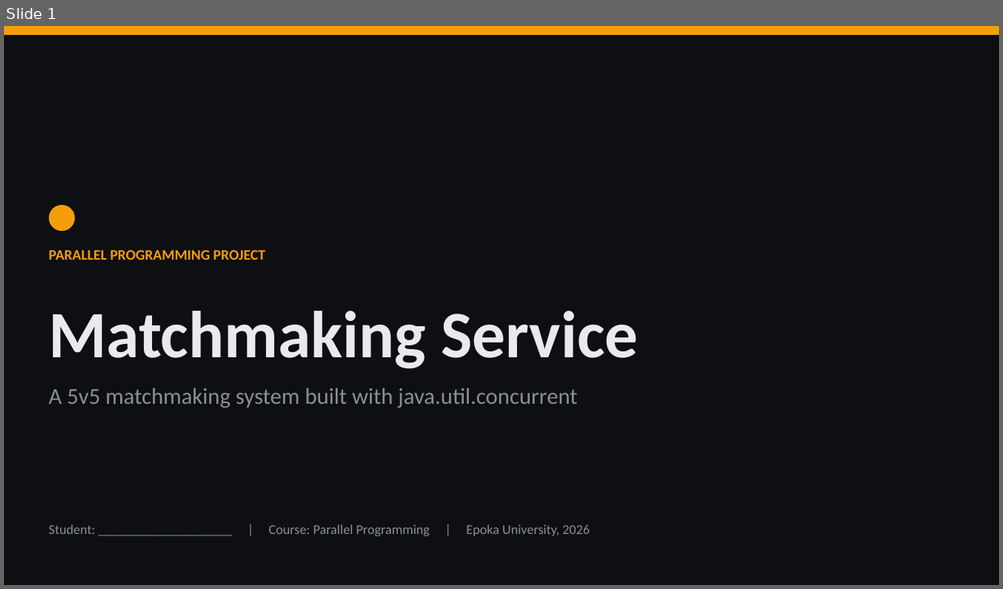
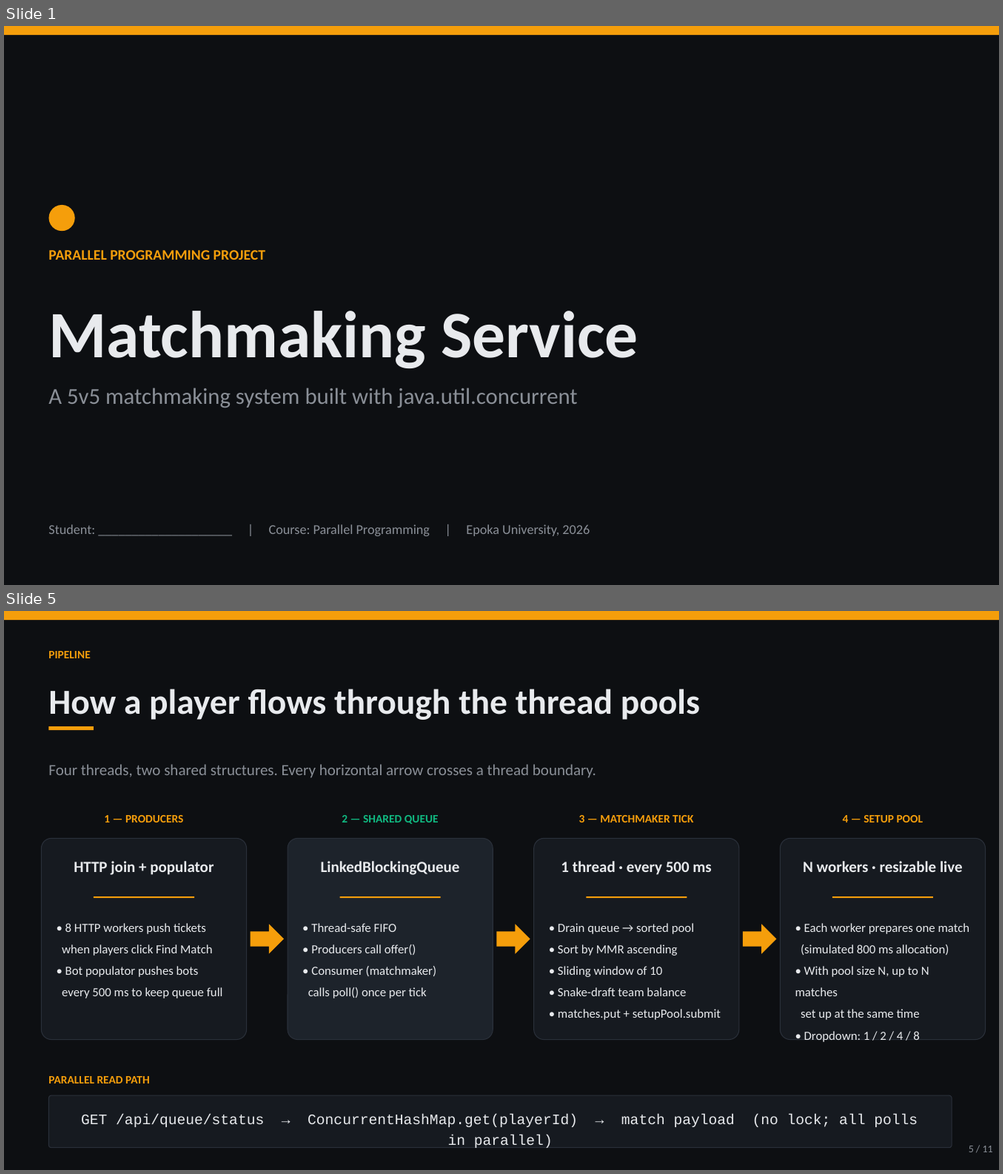
Before and after one commit to endribaku/Matchmaking-Service, a slide deck: Matchmaking_Service_Presentation.pptx. Shown one above the other, each under a label of ours: slide 1 before the commit, slides 1 and 5 after it; the slides between them are not shown. The pictures are 1003x589 and 1003x1174 pixels, drawn with LibreOffice and Linux fonts; fonts in the diff are those of the drawing. Boxes give left, top, right and bottom in pixels: in the first picture for what was removed or moved away, otherwise in the second. Text is boxed around its words. In the diff, an @@ line names an element or a change of style, - is before the commit and + after.

```diff
--- a/Matchmaking_Service_Presentation.pptx
+++ b/Matchmaking_Service_Presentation.pptx
@@ slide 5 added at <box>4,611,999,1170</box>, background #FFFFFF @@
@@ rectangle added at <box>4,611,999,1170</box>, fill #0D0F12 @@
@@ rectangle added at <box>4,611,999,620</box>, fill #F59E0B @@
@@ text added at <box>48,651,90,658</box>, 11 pt, text #F59E0B, bold @@
+PIPELINE
@@ text added at <box>48,689,700,720</box>, 34 pt, text #E8EAED, bold @@
+How a player flows through the thread pools
@@ rectangle added at <box>48,726,94,730</box>, fill #F59E0B @@
@@ text added at <box>48,764,596,778</box>, 15 pt, text #8A8F97 @@
+Four threads, two shared structures. Every horizontal arrow crosses a thread boundary.
@@ text added at <box>104,815,183,823</box>, 11 pt, text #F59E0B, bold @@
+1 — PRODUCERS
@@ text added at <box>341,815,438,824</box>, 11 pt, text #10B981, bold @@
+2 — SHARED QUEUE
@@ text added at <box>579,815,693,823</box>, 11 pt, text #F59E0B, bold @@
+3 — MATCHMAKER TICK
@@ text added at <box>842,815,923,823</box>, 11 pt, text #F59E0B, bold @@
+4 — SETUP POOL
@@ rounded rectangle added at <box>41,839,247,1040</box>, fill #161A20, outline #2A303A 0.75 pt @@
@@ rounded rectangle added at <box>287,839,492,1040</box>, fill #1D232B, outline #2A303A 0.75 pt @@
@@ rounded rectangle added at <box>534,839,739,1040</box>, fill #161A20, outline #2A303A 0.75 pt @@
@@ rounded rectangle added at <box>780,839,985,1040</box>, fill #161A20, outline #2A303A 0.75 pt @@
@@ text added at <box>74,861,213,875</box>, 15 pt, text #E8EAED, bold @@
+HTTP join + populator
@@ text added at <box>321,861,460,875</box>, 15 pt, text #E8EAED, bold @@
+LinkedBlockingQueue
@@ text added at <box>560,861,711,875</box>, 15 pt, text #E8EAED, bold @@
+1 thread · every 500 ms
@@ text added at <box>802,861,962,872</box>, 15 pt, text #E8EAED, bold @@
+N workers · resizable live
@@ rectangle added at <box>94,897,194,898</box>, fill #F59E0B @@
@@ rectangle added at <box>340,897,441,898</box>, fill #F59E0B @@
@@ rectangle added at <box>586,897,687,898</box>, fill #F59E0B @@
@@ rectangle added at <box>832,897,933,898</box>, fill #F59E0B @@
@@ text added at <box>62,923,223,999</box>, 12 pt, text #E8EAED @@
+• 8 HTTP workers push tickets
+when players click Find Match
+• Bot populator pushes bots
+every 500 ms to keep queue full
@@ right arrow added at <box>250,924,284,954</box>, fill #F59E0B @@
@@ text added at <box>308,923,436,999</box>, 12 pt, text #E8EAED @@
+• Thread-safe FIFO
+• Producers call offer()
+• Consumer (matchmaker)
+calls poll() once per tick
@@ right arrow added at <box>496,924,530,954</box>, fill #F59E0B @@
@@ text added at <box>558,923,720,1020</box>, 12 pt, text #E8EAED @@
+• Drain queue → sorted pool
+• Sort by MMR ascending
+• Sliding window of 10
+• Snake-draft team balance
+• matches.put + setupPool.submit
@@ right arrow added at <box>743,924,777,954</box>, fill #F59E0B @@
@@ text added at <box>795,923,970,1042</box>, 12 pt, text #E8EAED @@
+• Each worker prepares one match
+(simulated 800 ms allocation)
+• With pool size N, up to N matches
+set up at the same time
+• Dropdown: 1 / 2 / 4 / 8
@@ text added at <box>48,1076,150,1084</box>, 11 pt, text #F59E0B, bold @@
+PARALLEL READ PATH
@@ rounded rectangle added at <box>48,1096,951,1148</box>, fill #161A20, outline #2A303A 0.75 pt @@
@@ text added at <box>81,1114,917,1128</box>, 14 pt, text #E8EAED @@
+GET /api/queue/status → ConcurrentHashMap.get(playerId) → match payload (no lock; all polls in parallel)
@@ text added at <box>968,1146,993,1153</box>, 10 pt, text #8A8F97 @@
+5 / 11
```
Also in this commit, not shown: 9 slides changed, 2 other files.
